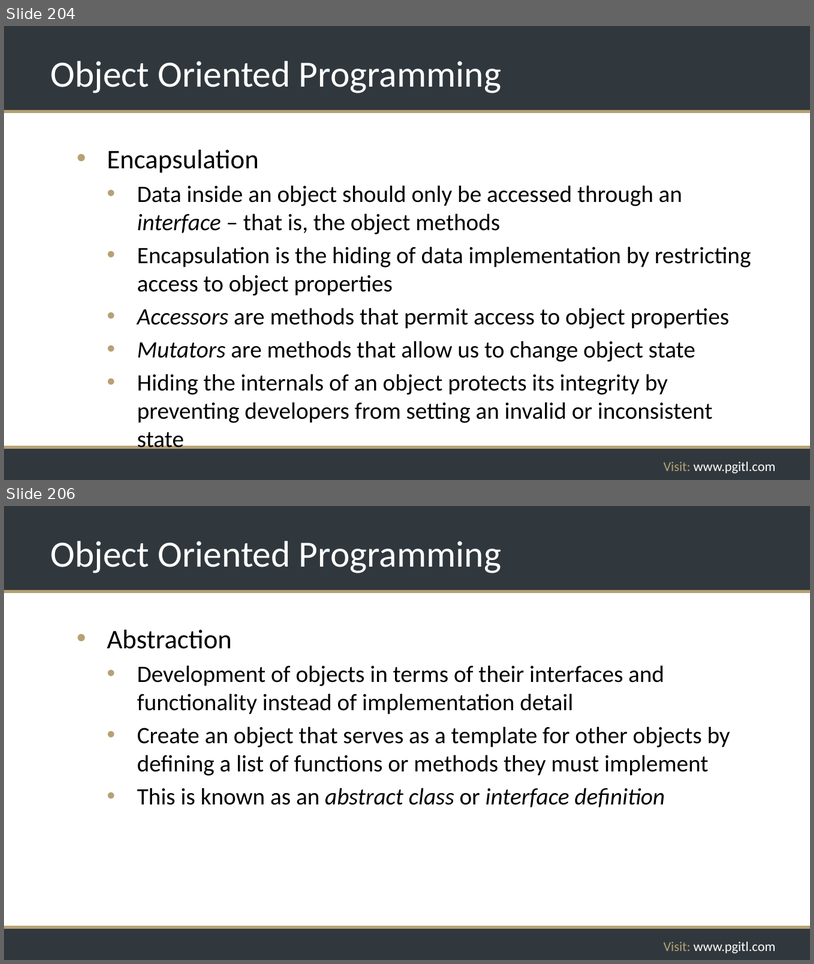
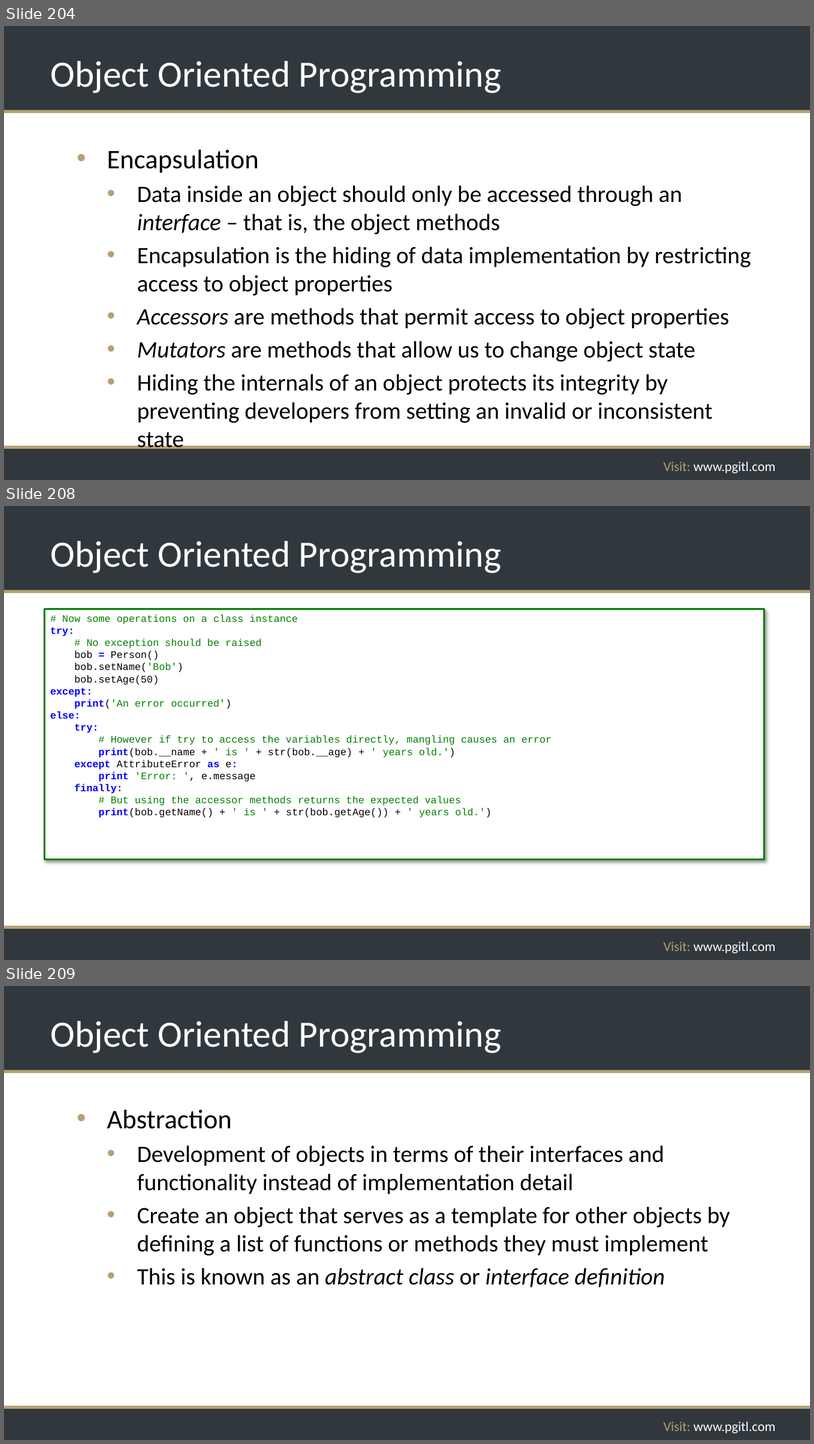
Before and after one commit to rikkouri/project-a, a slide deck: Programming Foundations.pptx. Shown one above the other, each under a label of ours: slides 204 and 206 before the commit, slides 204, 208 and 209 after it; the slides between them are not shown. The pictures are 814x964 and 814x1444 pixels, drawn with LibreOffice and Linux fonts; fonts in the diff are those of the drawing; background and template pictures are left out. Boxes give left, top, right and bottom in pixels: in the first picture for what was removed or moved away, otherwise in the second. Text is boxed around its words. In the diff, an @@ line names an element or a change of style, - is before the commit and + after.

```diff
--- a/Programming Foundations.pptx
+++ b/Programming Foundations.pptx
@@ slide 208 added at <box>4,506,810,960</box>, background #FFFFFF; not listed: 5 template elements that a slide beside it also shows @@
@@ title added at <box>50,541,501,573</box>, 44 pt, text #FFFFFF @@
+Object Oriented Programming
@@ rectangle added at <box>45,609,765,859</box>, fill #FFFFFF, outline #008000 2.25 pt, 12 pt, text #008000 @@
+# Now some operations on a class instance
+try:
+# No exception should be raised
+bob = Person()
+bob.setName('Bob')
+bob.setAge(50)
+except:
+print('An error occurred')
+else:
+try:
+# However if try to access the variables directly, mangling causes an error
+print(bob.__name + ' is ' + str(bob.__age) + ' years old.')
+except AttributeError as e:
+print 'Error: ', e.message
+finally:
+# But using the accessor methods returns the expected values
+print(bob.getName() + ' is ' + str(bob.getAge()) + ' years old.')
@@ what was slide 206 is now slide 209 @@
```
Also in this commit, not shown: 3 slides changed, 2 other slides added, 2 other files.
